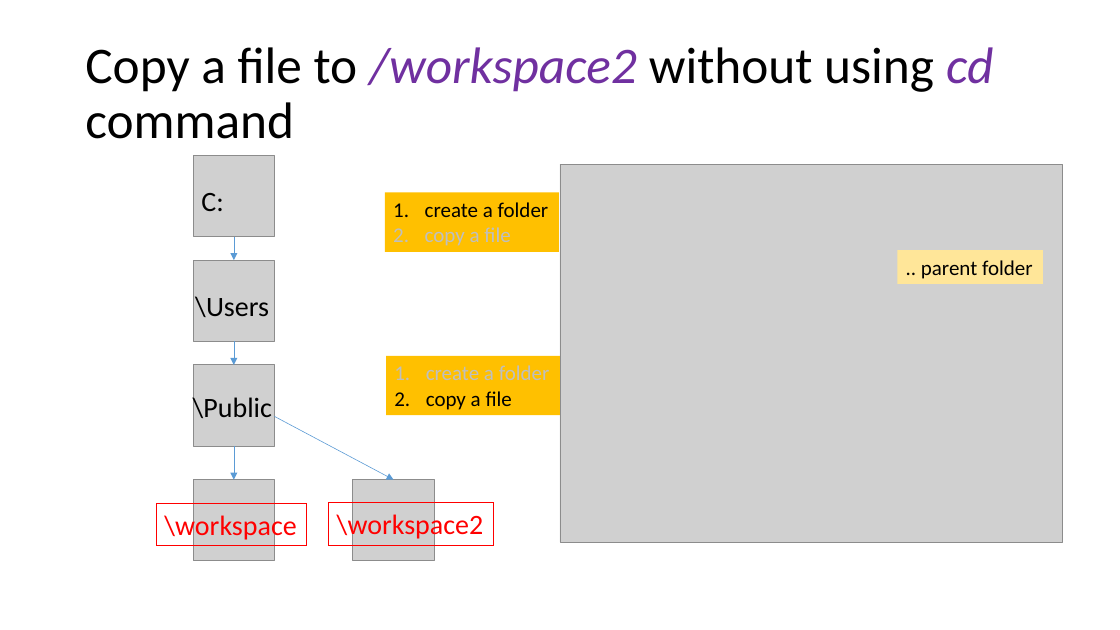
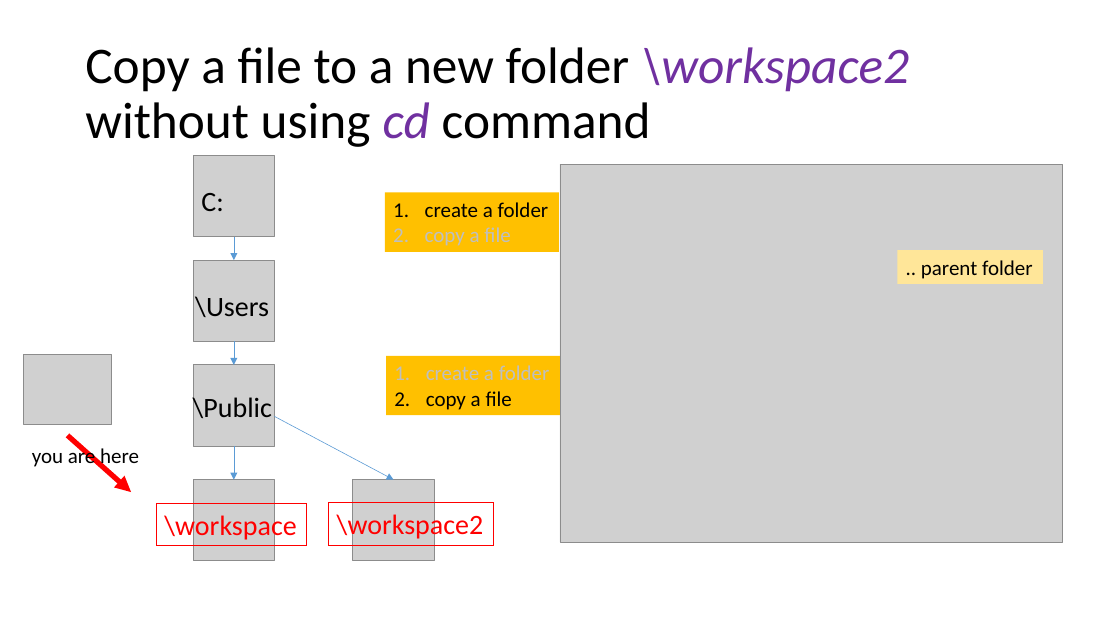
Before and after one commit to frankwxu/digital-forensics-lab, a slide deck: slide 32 of Basic_Computer_Skills_for_Forensics/2_Win_command_line_tutorial.pptx. Drawn at 1120x630 pixels with LibreOffice and Linux fonts; fonts in the diff are those of the drawing; grey boxes stand for pictures; background and template pictures are left out. Boxes give left, top, right and bottom in pixels: in the first picture for what was removed or moved away, otherwise in the second. Text is boxed around its words. In the diff, an @@ line names an element or a change of style, - is before the commit and + after.

```diff
--- a/Basic_Computer_Skills_for_Forensics/2_Win_command_line_tutorial.pptx
+++ b/Basic_Computer_Skills_for_Forensics/2_Win_command_line_tutorial.pptx
@@ title at <box>85,47,909,147</box>: text changed @@
-Copy a file to /workspace2 without using cd command
+Copy a file to a new folder \workspace2 without using cd command
@@ picture added at <box>24,355,112,424</box> @@
@@ text added at <box>32,446,139,470</box>, 18 pt, text #000000 @@
+you are here
@@ arrow added from (67, 435) to (131, 492), #FF0000 4.5 pt @@
```
Also in this commit, not shown: 4 other slides changed.
